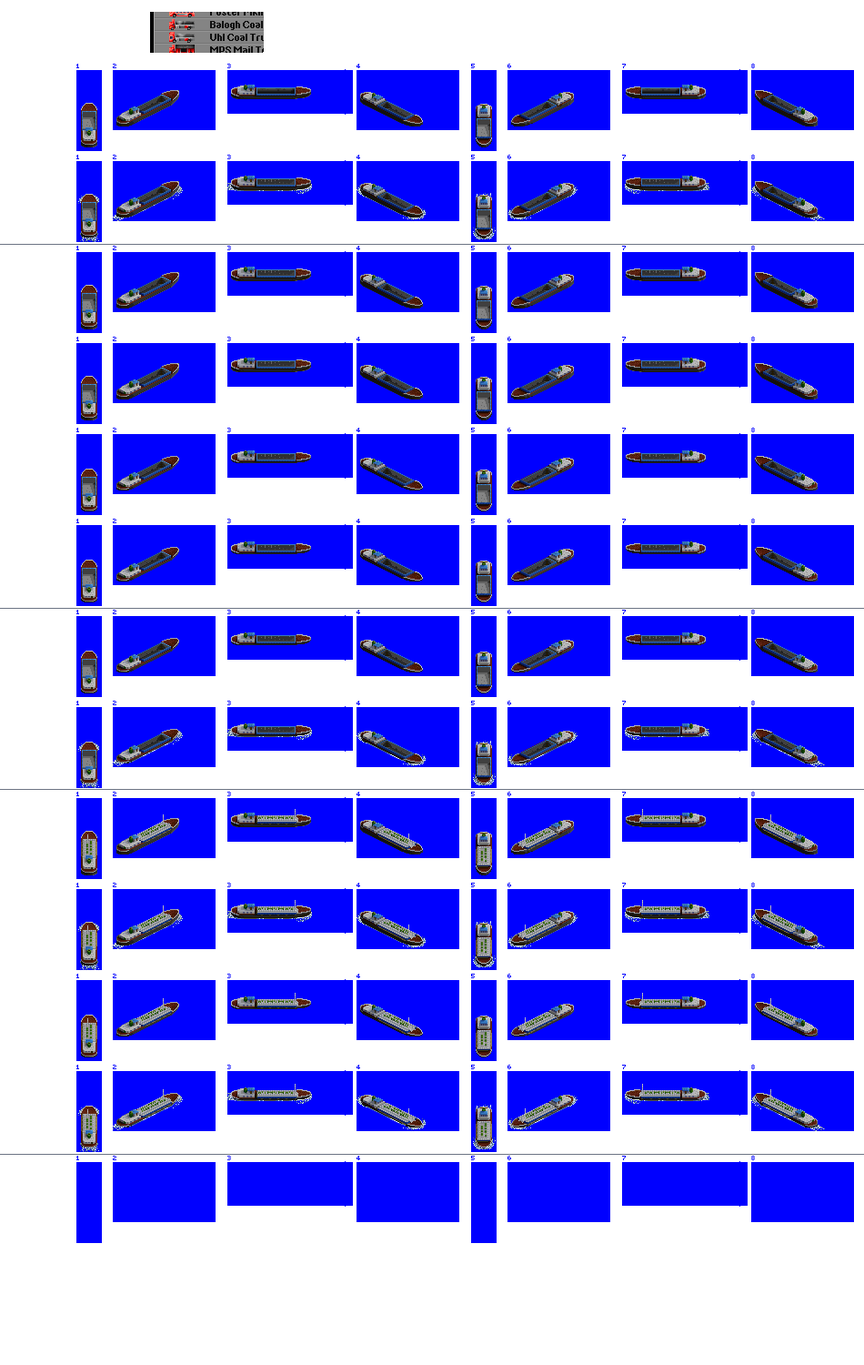
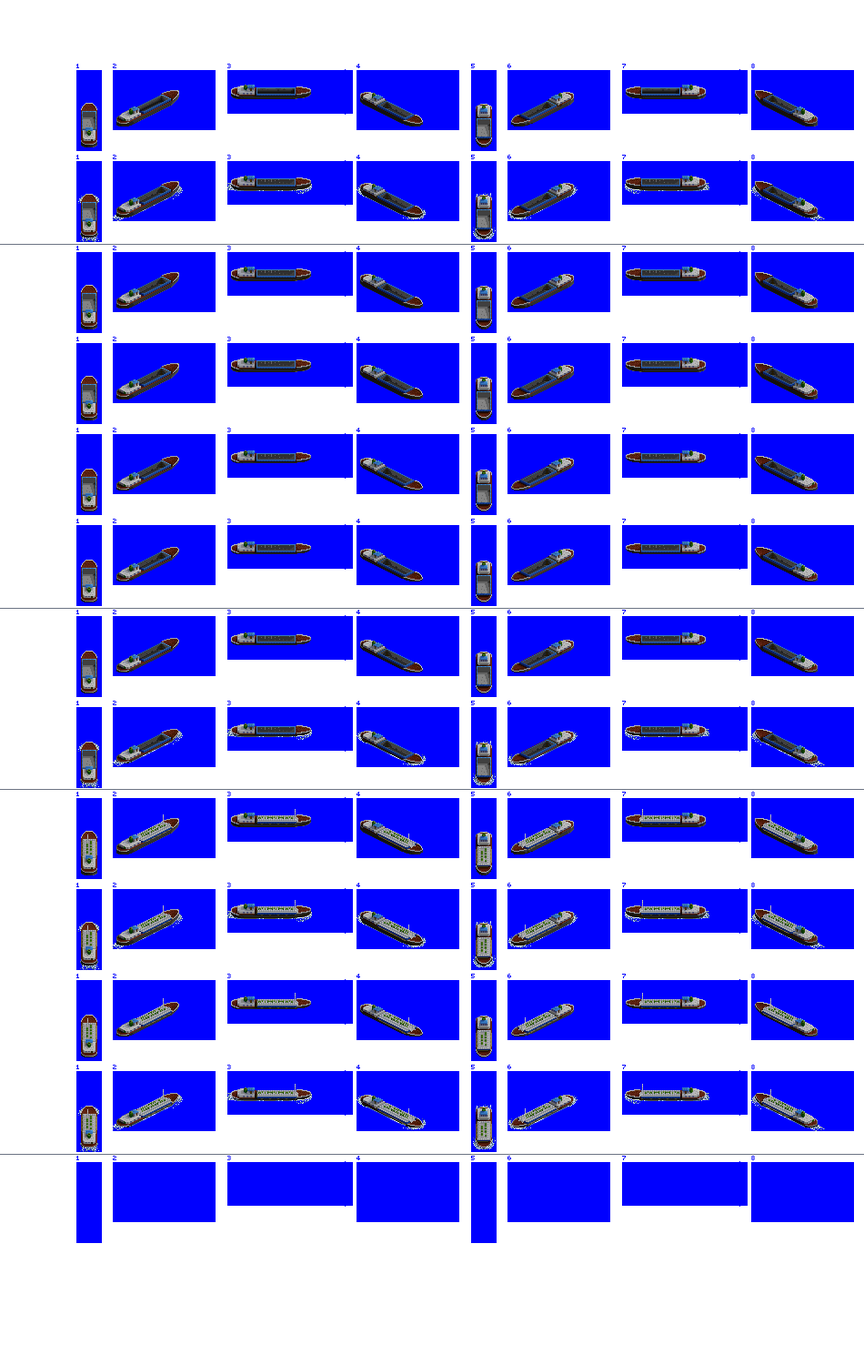
Before/after of a 864×1365 layered artwork. What changed in the layer stack:
removed layer "Layer 1" over left=150, top=11, right=264, bottom=53
painted on "HoldOverlay" over left=137, top=95, right=170, bottom=111
